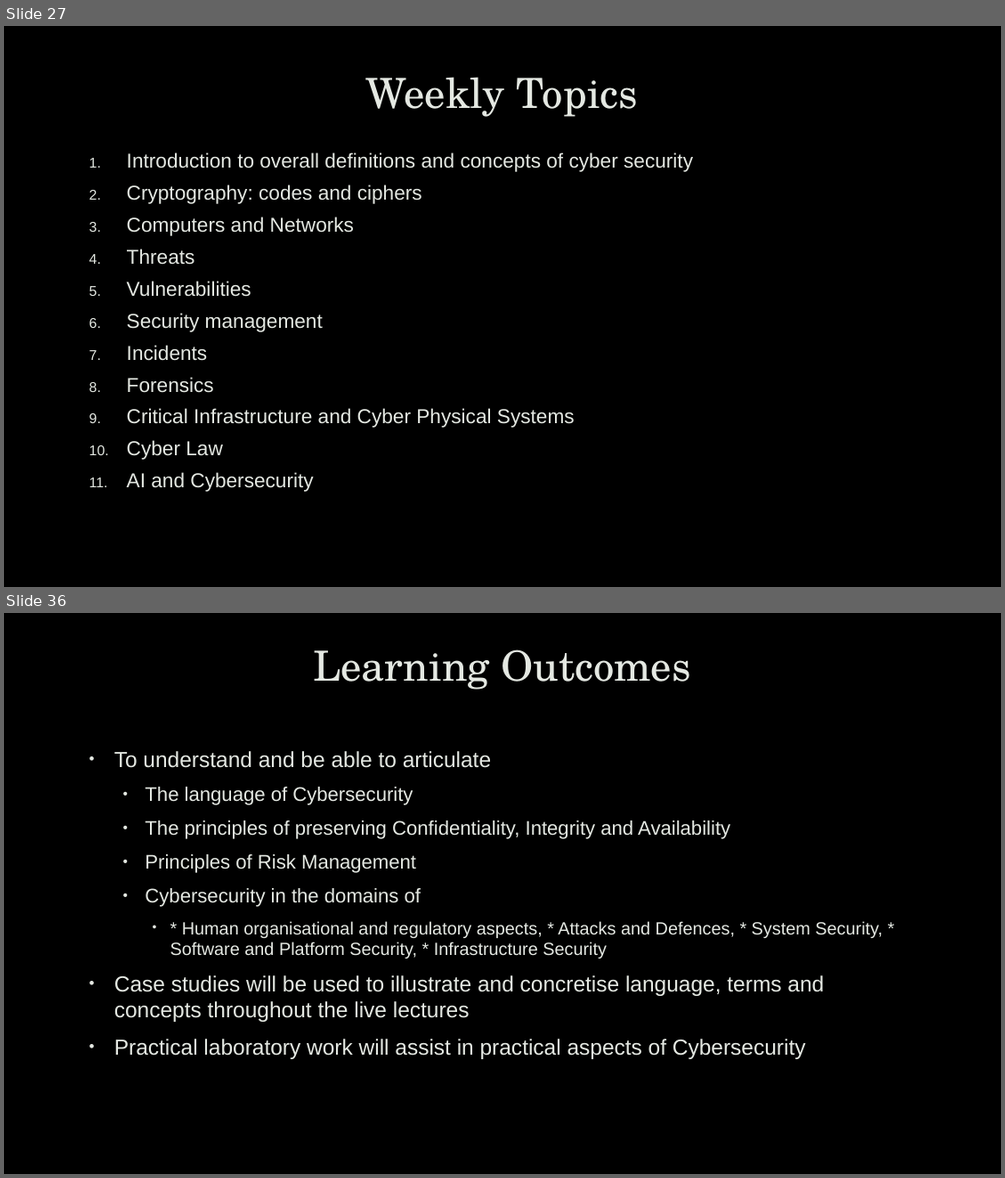
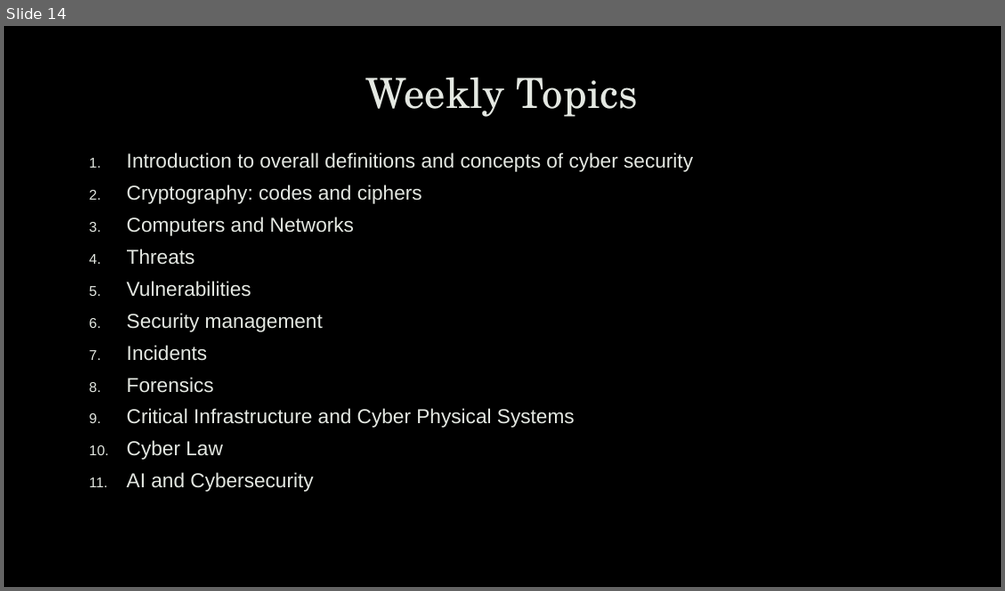
Before and after one commit to uwacyber/cits1003, a slide deck: cits1003-lecture_slides/CITS1003-0 Overview.pptx. Shown one above the other, each under a label of ours: slides 27 and 36 before the commit, slide 14 after it; the slides between them are not shown. The pictures are 1005x1178 and 1005x591 pixels, drawn with LibreOffice and Linux fonts; fonts in the diff are those of the drawing; background and template pictures are left out. Boxes give left, top, right and bottom in pixels: in the first picture for what was removed or moved away, otherwise in the second. Text is boxed around its words. In the diff, an @@ line names an element or a change of style, - is before the commit and + after.

```diff
--- a/cits1003-lecture_slides/CITS1003-0 Overview.pptx
+++ b/cits1003-lecture_slides/CITS1003-0 Overview.pptx
@@ slide 36 removed at (4, 613, 1001, 1174), background picture (left out) @@
@@ title removed at (313, 649, 691, 690) @@
-Learning Outcomes
@@ text removed at (114, 751, 882, 1059) @@
-• To understand and be able to articulate
-  • The language of Cybersecurity
-  • The principles of preserving Confidentiality, Integrity and Availability
-  • Principles of Risk Management
-  • Cybersecurity in the domains of
-    • * Human organisational and regulatory aspects, * Attacks and Defences, * System Security, * Software and Platform Security, * Infrastructure Security
-• Case studies will be used to illustrate and concretise language, terms and concepts throughout the live lectures
-• Practical laboratory work will assist in practical aspects of Cybersecurity
@@ what was slide 27 is now slide 14 @@
```
Also in this commit, not shown: 6 slides changed, 1 slide added, 24 other slides removed, 3 other files.
